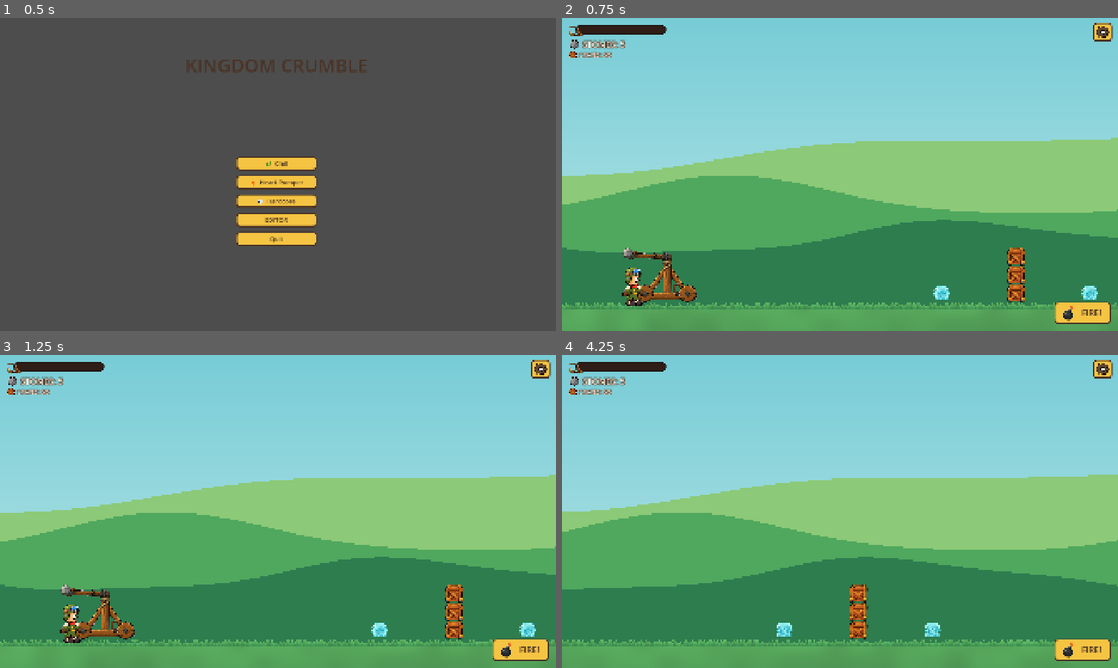
Above: before the commit, frames 1-4 (two rows, left to right).
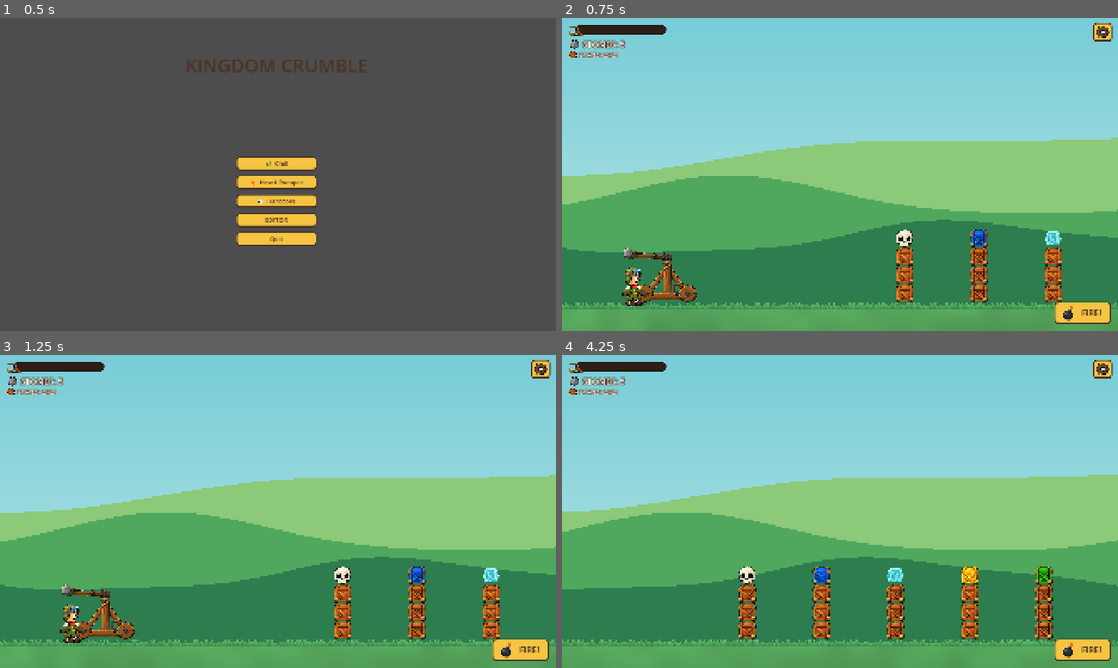
Above: after the commit, the same moments.

Repository: hazlema/kingdom-crumble
Game: Godot game, scene res://scenes/main_menu.tscn
The game is run twice, just before and just after one commit, with the same random seed, the same clock (stepped at 60 frames per second) and the same inputs.
Inputs (mouse positions are in pixels of both pictures, inside the frame that each line leads up to):
- Up to frame 1 (0.5 s): no input
- Up to frame 2 (0.75 s): click "🌿 Chill" at 0.5 s
- Up to frame 3 (1.25 s): no input
- Up to frame 4 (4.25 s): click "FIRE!" at 1.25 s; click (1101, 370) at 2 s; click "Restart Level" at 2.75 s; tap Enter (advance) at 3.5, 3.6 s; move the mouse to (962, 495) at 3.52 s; hold . (scout_right) from 3.53 s (still down); click (962, 495) at 3.67 s

Frame 1 is identical in both runs. In frame 2, 2.7% of the frame differs, in the area x 7-97%, y 10-91%; in frame 3, 2.7%; in frame 4, 4.1%, in the area x 7-89%, y 10-91%.

Commit message:
fix: survive a broken default level — empty field beats a crash
Owner hand-edit left a crate without 'type'; validation rejected
demo.json, the fallback loaded the same broken file, layout stayed nil
and _spawn_crates crashed. Last-resort guard starts an empty level with
a warning. Also restored the missing type in demo.json.

Co-Authored-By: Claude Fable 5 <noreply@anthropic.com>

Diff:
--- a/levels/demo.json
+++ b/levels/demo.json
@@ -1,15 +1,109 @@
 {
+  "background": "meadow",
+  "crates": [
+	{
+	  "type": "crate-wood",
+	  "x": 1024.0,
+	  "y": 569.0
+	},
+	{
+	  "type": "crate-wood",
+	  "x": 1024.0,
+	  "y": 506.0
+	},
+	{
+	  "type": "crate-wood",
+	  "x": 1024.0,
+	  "y": 443.0
+	},
+	{
+	  "type": "skull",
+	  "x": 1024.0,
+	  "y": 380.0
+	},
+	{
+	  "type": "crate-wood",
+	  "x": 1280.0,
+	  "y": 569.0
+	},
+	{
+	  "type": "crate-wood",
+	  "x": 1280.0,
+	  "y": 506.0
+	},
+	{
+	  "type": "crate-wood",
+	  "x": 1280.0,
+	  "y": 443.0
+	},
+	{
+	  "type": "crate-blue",
+	  "x": 1280.0,
+	  "y": 380.0
+	},
+	{
+	  "type": "crate-wood",
+	  "x": 1536.0,
+	  "y": 569.0
+	},
+	{
+	  "type": "crate-wood",
+	  "x": 1536.0,
+	  "y": 506.0
+	},
+	{
+	  "type": "crate-wood",
+	  "x": 1536.0,
+	  "y": 443.0
+	},
+	{
+	  "type": "crate-ghost",
+	  "x": 1536.0,
+	  "y": 380.0
+	},
+	{
+	  "type": "crate-wood",
+	  "x": 1792.0,
+	  "y": 569.0
+	},
+	{
+	  "type": "crate-wood",
+	  "x": 1792.0,
+	  "y": 506.0
+	},
+	{
+	  "type": "crate-wood",
+	  "x": 1792.0,
+	  "y": 443.0
+	},
+	{
+	  "type": "crate-gold",
+	  "x": 1792.0,
+	  "y": 380.0
+	},
+	{
+	  "type": "crate-wood",
+	  "x": 2048.0,
+	  "y": 569.0
+	},
+	{
+	  "type": "crate-wood",
+	  "x": 2048.0,
+	  "y": 506.0
+	},
+	{
+	  "type": "crate-wood",
+	  "x": 2048.0,
+	  "y": 443.0
+	},
+	{
+	  "type": "crate-green",
+	  "x": 2048.0,
+	  "y": 380.0
+	}
+  ],
   "format": 1,
-  "title": "Demo",
-  "author": "Kingdom Crumble",
-  "background": "meadow",
   "shots": 0,
-  "crates": [
-    { "x": 1408, "y": 569, "type": "crate-wood" },
-    { "x": 1408, "y": 506, "type": "crate-wood" },
-    { "x": 1408, "y": 443, "type": "crate-wood" },
-    { "x": 1152, "y": 569, "type": "crate-ghost" },
-    { "x": 1664, "y": 569, "type": "crate-ghost" }
-  ],
-  "triggers": { "on_all_cleared": ["confetti"] }
+  "title": "power-ups",
+  "triggers": {}
 }
--- a/src/level/level.gd
+++ b/src/level/level.gd
@@ -57,6 +57,11 @@
 		layout = LevelStore.load_level(path)
 		if layout == null:
 			layout = LevelStore.load_level(DEFAULT_LAYOUT)
+	if layout == null:
+		# even the default failed (e.g. hand-edited to invalid) — an
+		# empty field beats a crash; validation must never take the game down
+		push_warning("No loadable layout (default included) — starting empty")
+		layout = LevelLayout.new()
 	_spawn_crates()
 	shots_left = layout.shots if layout.shots > 0 \
 		else Settings.preset.shots_per_level
